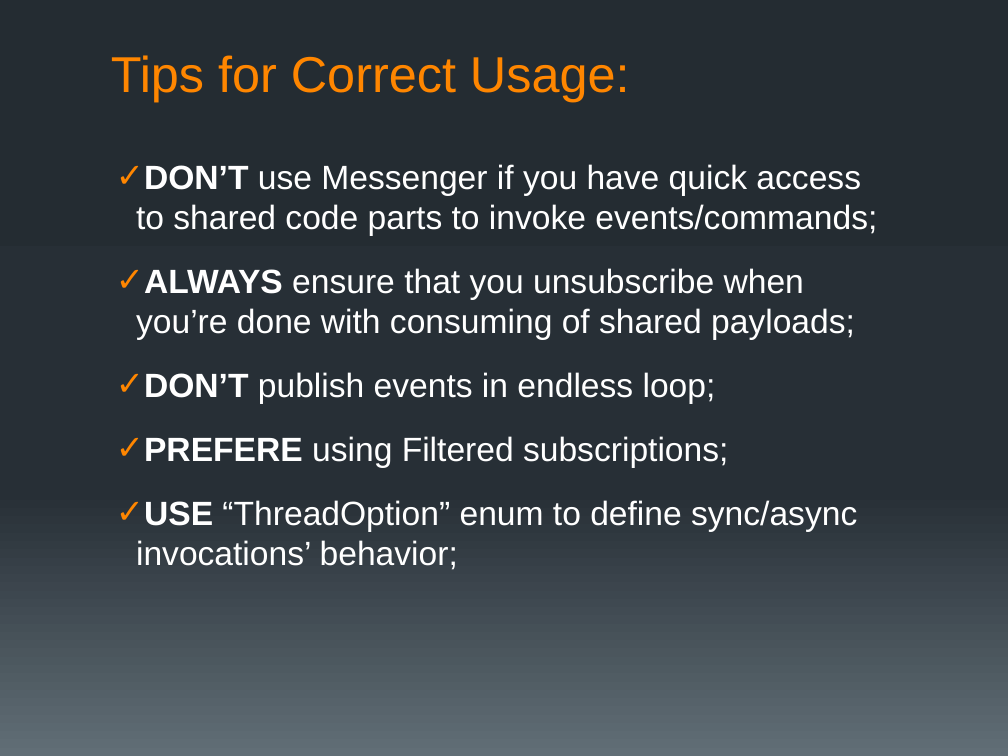
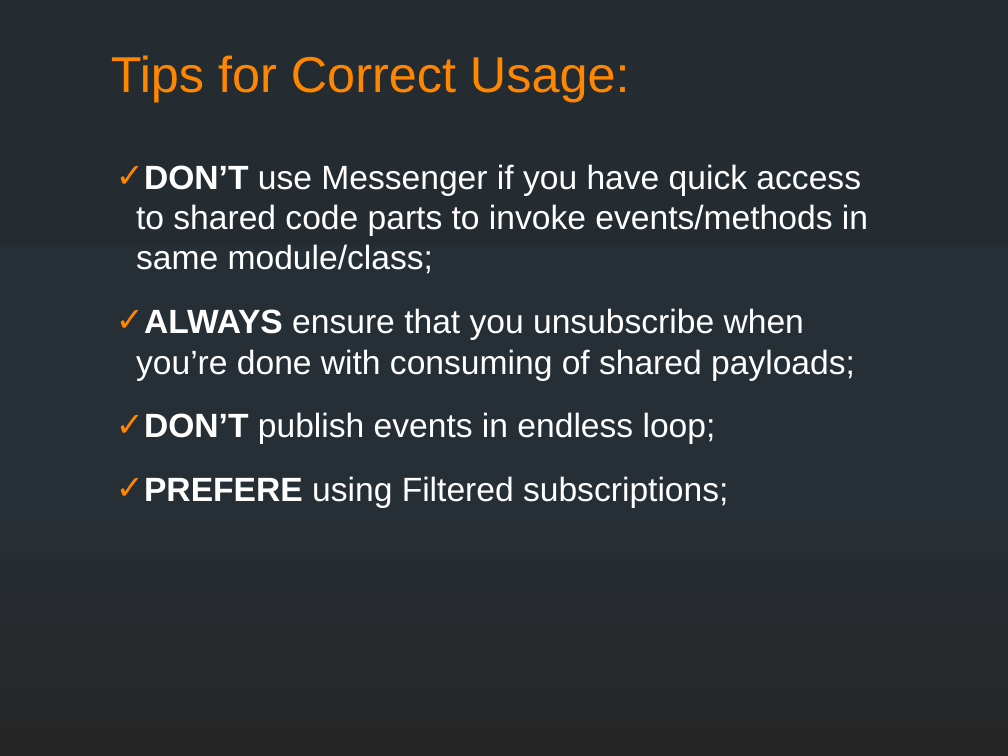
Before and after one commit to supermax/pubsub, a slide deck: slide 5 of docs/PubSub Messenger.pptx. Drawn at 1008x756 pixels with LibreOffice and Linux fonts; fonts in the diff are those of the drawing. Boxes give left, top, right and bottom in pixels: in the first picture for what was removed or moved away, otherwise in the second. Text is boxed around its words. In the diff, an @@ line names an element or a change of style, - is before the commit and + after.

```diff
--- a/docs/PubSub Messenger.pptx
+++ b/docs/PubSub Messenger.pptx
@@ background gradient #242C33 to #273037 to #636D76 to gradient #242C33 to #273037 to #262626 @@
@@ text at <box>136,164,868,274</box>: text changed @@
-✓ DON’T use Messenger if you have quick access to shared code parts to invoke events/commands;
+✓ DON’T use Messenger if you have quick access to shared code parts to invoke events/methods in same module/class;
@@ text at <box>136,500,857,570</box>: paragraph removed @@
-✓ USE “ThreadOption” enum to define sync/async invocations’ behavior;
```
Also in this commit, not shown: 4 other slides changed, 1 slide added, 10 other files.
